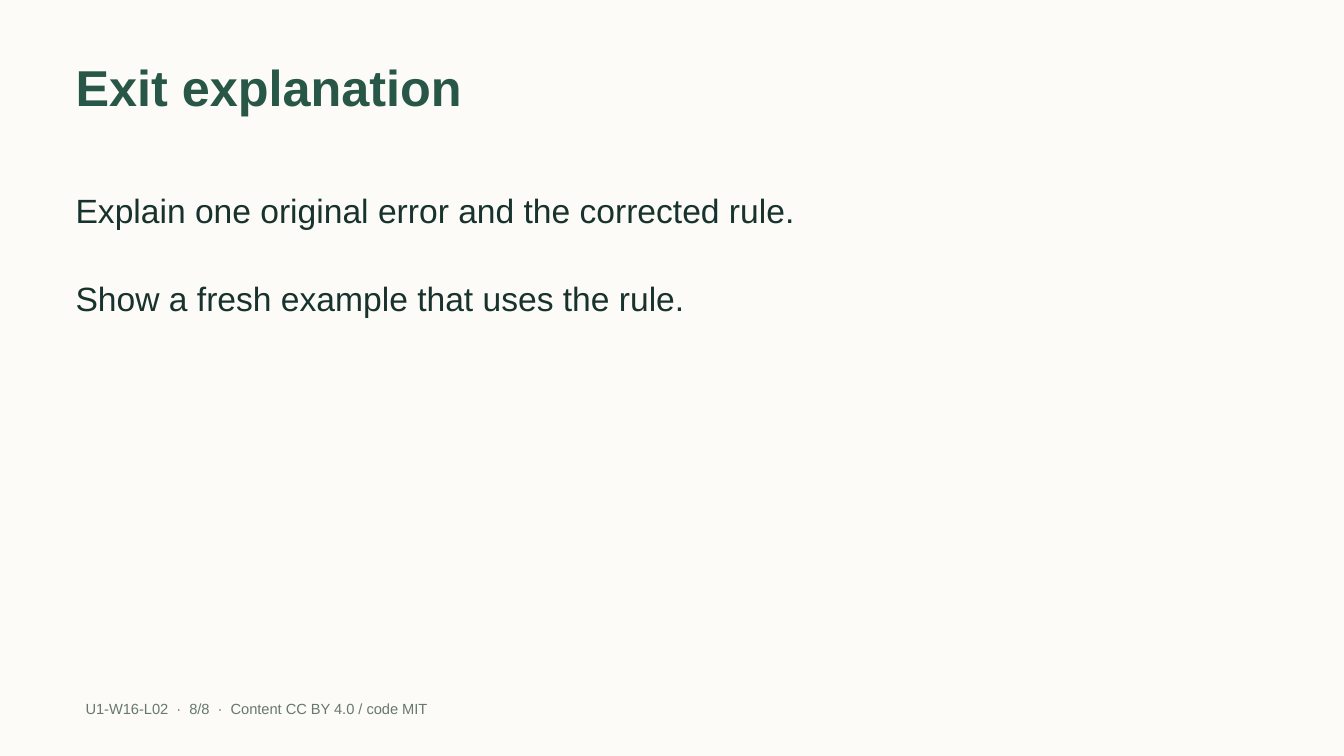
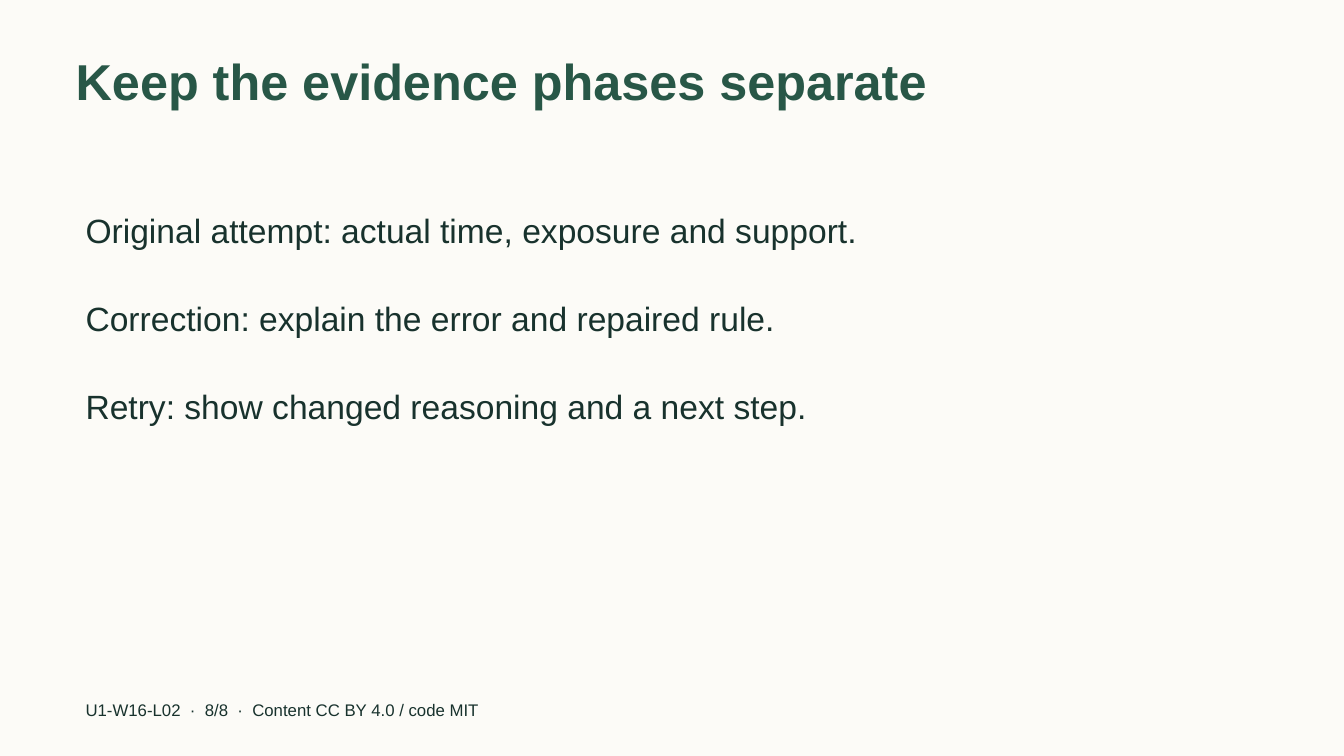
Before and after one commit to EdugenIO/cs-atar-textbook, a slide deck: slide 8 of dist/slides/u1-w16-l02.pptx. Drawn at 1344x756 pixels with LibreOffice and Linux fonts; fonts in the diff are those of the drawing. Boxes give left, top, right and bottom in pixels: in the first picture for what was removed or moved away, otherwise in the second. Text is boxed around its words. In the diff, an @@ line names an element or a change of style, - is before the commit and + after.

```diff
--- a/dist/slides/u1-w16-l02.pptx
+++ b/dist/slides/u1-w16-l02.pptx
@@ title at [76,63,926,110]: text changed @@
-Exit explanation
+Keep the evidence phases separate
@@ text "Original attempt: actual time, exposure ..." at [86,218,856,250]: vertical alignment middle to top @@
@@ text at [86,218,856,250]: text changed @@
-Explain one original error and the corrected rule.
+Original attempt: actual time, exposure and support.
@@ text "Correction: explain the error and ..." at [86,306,774,338]: vertical alignment middle to top @@
@@ text at [86,306,774,338]: text changed @@
-Show a fresh example that uses the rule.
+Correction: explain the error and repaired rule.
@@ text added at [86,394,807,426], 24 pt, text #18322D @@
+Retry: show changed reasoning and a next step.
@@ text "U1-W16-L02 · 8/8 · Content ..." at [86,704,479,716]: size 10.5 to 12 pt, text colour #66786F to #18322D @@
```
Also in this commit, not shown: 2 other slides changed, 5 slides added, 5 slides removed, 40 other files.
